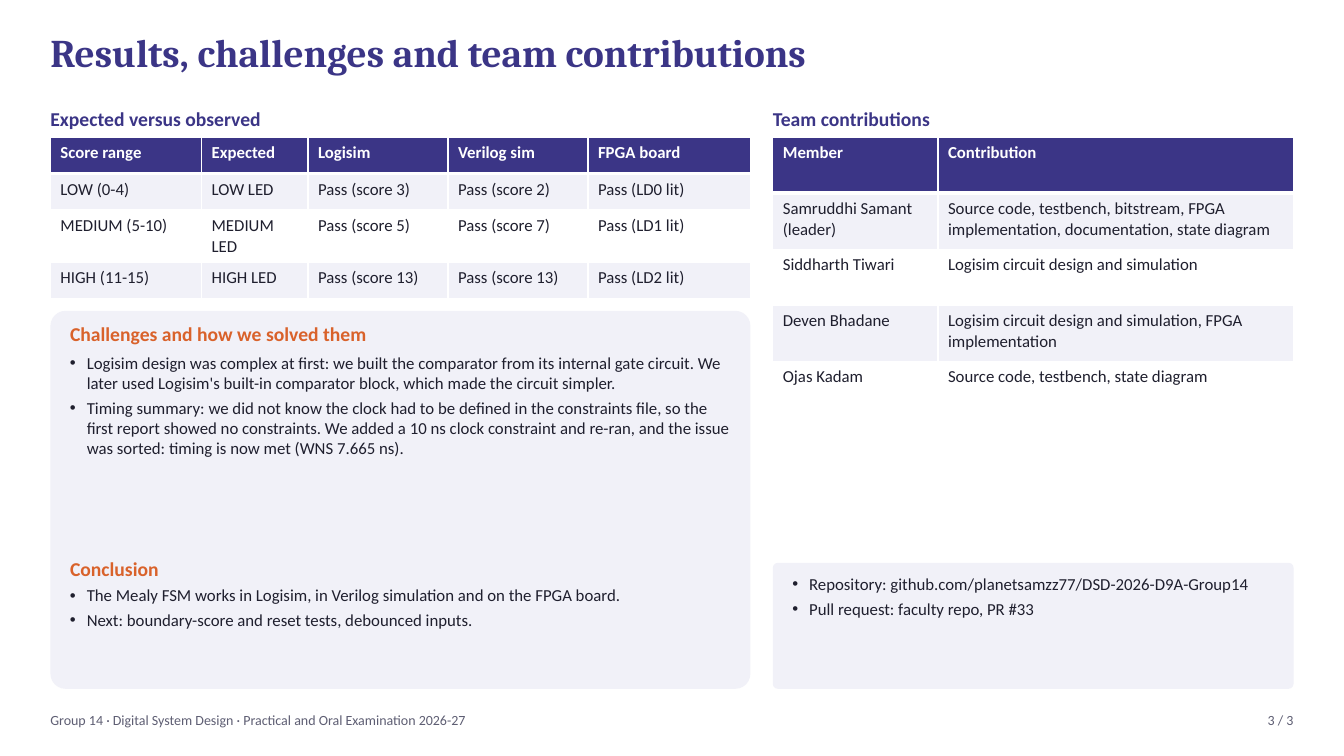
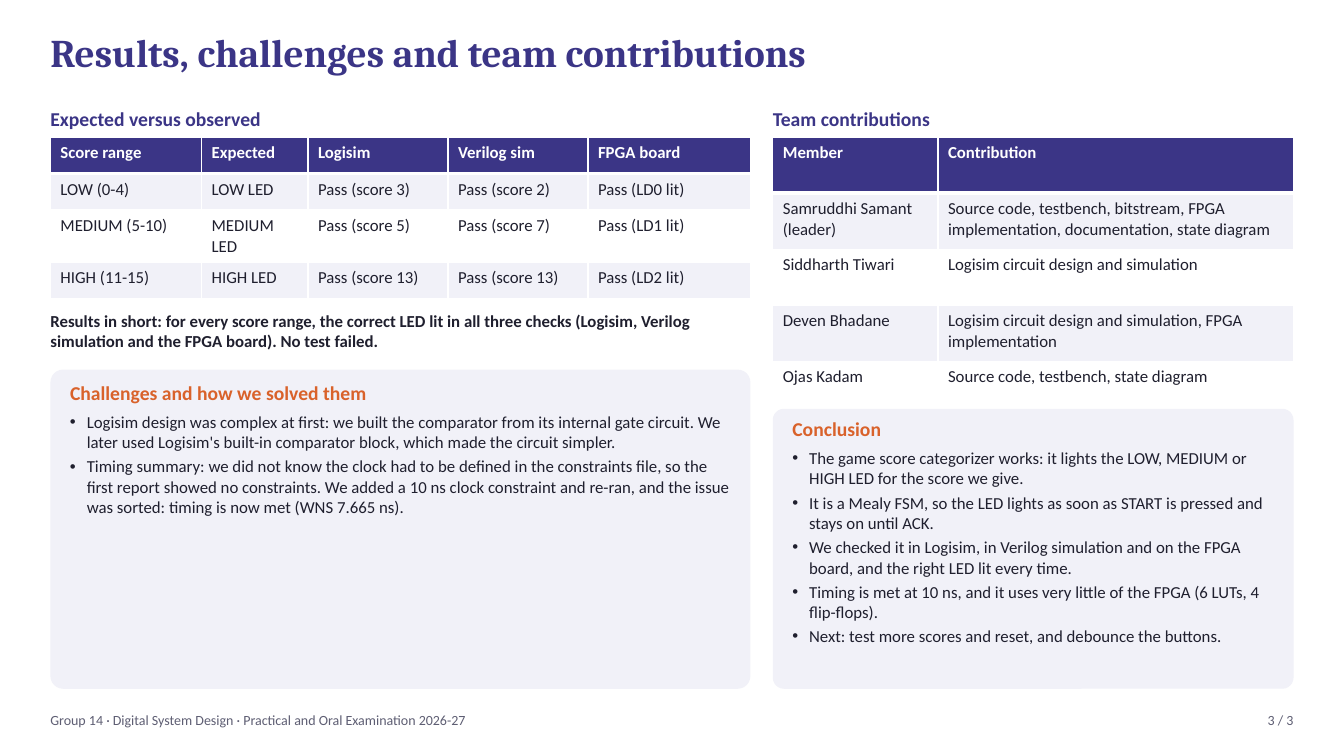
Before and after one commit to MrugendraVasmatkar/Digital_System_Design_Practical_2026_27_D9A_B, a slide deck: slide 3 of Group_Submissions/day1_submission_grp14/06_Presentation/Group14_DSD_Presentation.pptx. Drawn at 1344x756 pixels with LibreOffice and Linux fonts; fonts in the diff are those of the drawing. Boxes give left, top, right and bottom in pixels: in the first picture for what was removed or moved away, otherwise in the second. Text is boxed around its words. In the diff, an @@ line names an element or a change of style, - is before the commit and + after.

```diff
--- a/Group_Submissions/day1_submission_grp14/06_Presentation/Group14_DSD_Presentation.pptx
+++ b/Group_Submissions/day1_submission_grp14/06_Presentation/Group14_DSD_Presentation.pptx
@@ text added at <box>50,314,690,350</box>, 12 pt, text #1F1F2E, bold @@
+Results in short: for every score range, the correct LED lit in all three checks (Logisim, Verilog simulation and the FPGA board). No test failed.
@@ rounded rectangle: place and size @@
-rounded rectangle at <box>50,311,750,689</box>
+rounded rectangle at <box>50,370,750,690</box>
@@ text "Challenges and how we solved ...": place and size @@
-text "Challenges and how we solved ..." at <box>70,327,366,345</box>
+text "Challenges and how we solved ..." at <box>70,386,366,404</box>
@@ text "Logisim design was complex at ...": place and size @@
-text "Logisim design was complex at ..." at <box>87,357,729,457</box>
+text "Logisim design was complex at ..." at <box>87,416,729,516</box>
@@ rounded rectangle: place and size @@
-rounded rectangle at <box>773,563,1295,689</box>
+rounded rectangle at <box>773,409,1295,690</box>
@@ text "Conclusion": place and size @@
-text "Conclusion" at <box>70,562,159,576</box>
+text "Conclusion" at <box>792,422,881,436</box>
@@ text at <box>809,452,1263,644</box>: text changed @@
-• Repository: github.com/planetsamzz77/DSD-2026-D9A-Group14
-• Pull request: faculty repo, PR #33
+• The game score categorizer works: it lights the LOW, MEDIUM or HIGH LED for the score we give.
+• It is a Mealy FSM, so the LED lights as soon as START is pressed and stays on until ACK.
+• We checked it in Logisim, in Verilog simulation and on the FPGA board, and the right LED lit every time.
+• Timing is met at 10 ns, and it uses very little of the FPGA (6 LUTs, 4 flip-flops).
+• Next: test more scores and reset, and debounce the buttons.
@@ text removed at <box>87,589,620,629</box> @@
-• The Mealy FSM works in Logisim, in Verilog simulation and on the FPGA board.
-• Next: boundary-score and reset tests, debounced inputs.
```
Also in this commit, not shown: 2 other slides changed, 2 other files.
